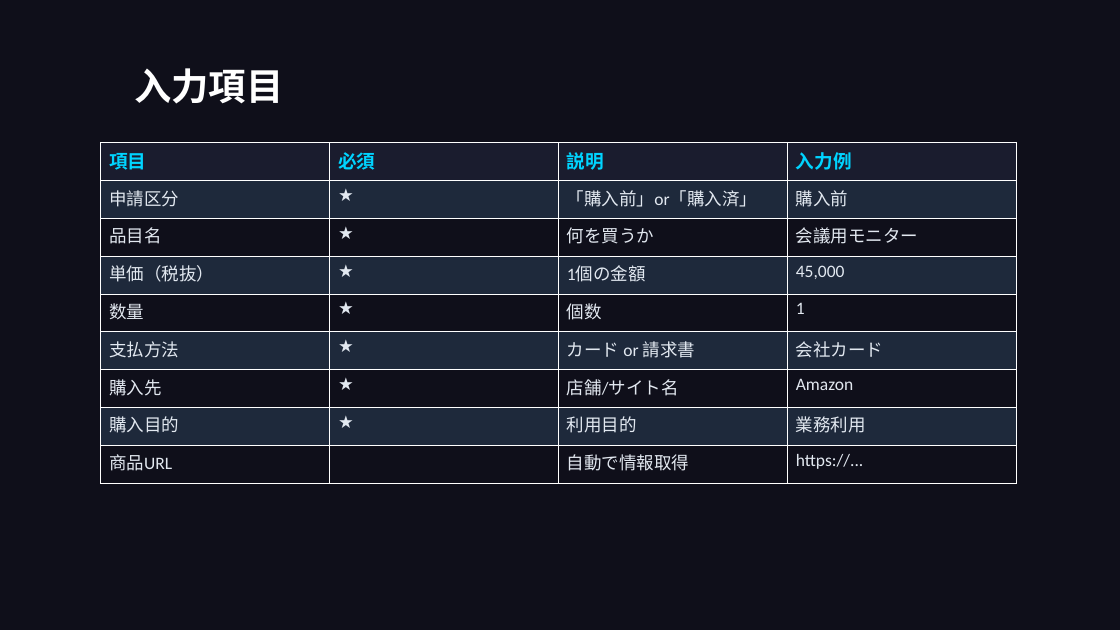
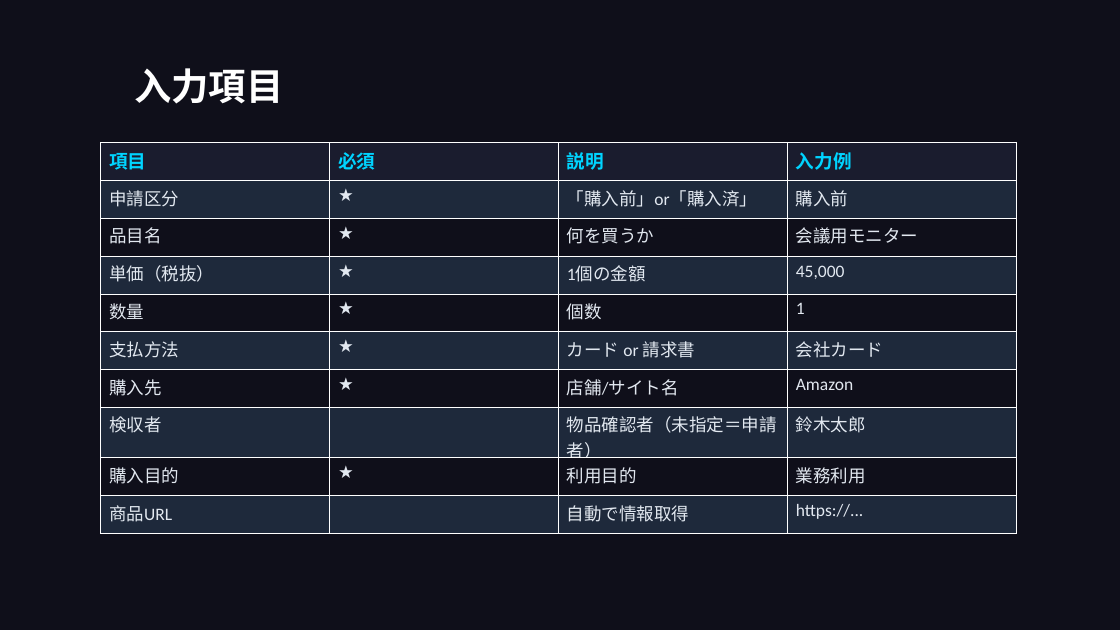
Before and after one commit to takeshiizawa123/next-procurement-poc, a slide deck: slide 10 of docs/user-manual.pptx (slide 9 before the commit). Drawn at 1120x630 pixels with LibreOffice and Linux fonts; fonts in the diff are those of the drawing. Boxes give left, top, right and bottom in pixels: in the first picture for what was removed or moved away, otherwise in the second. Text is boxed around its words. In the diff, an @@ line names an element or a change of style, - is before the commit and + after.

```diff
--- a/docs/user-manual.pptx
+++ b/docs/user-manual.pptx
@@ table at [101,143,1018,526] @@
+row 8: 検収者 |  | 物品確認者（未指定＝申請者） | 鈴木太郎
```
Also in this commit, not shown: 1 other slide changed, 1 slide added, 1 other file.
